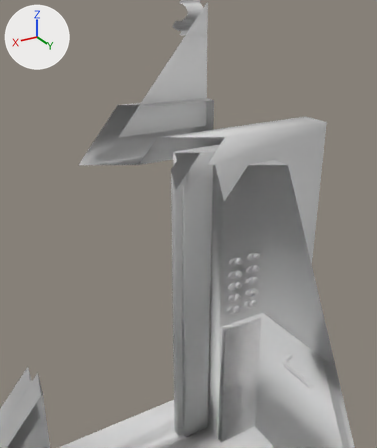
A saved change to the FBX model UnityProject/Assets/Visuals/3D Assets/Elevator/Import/Elevator.fbx.
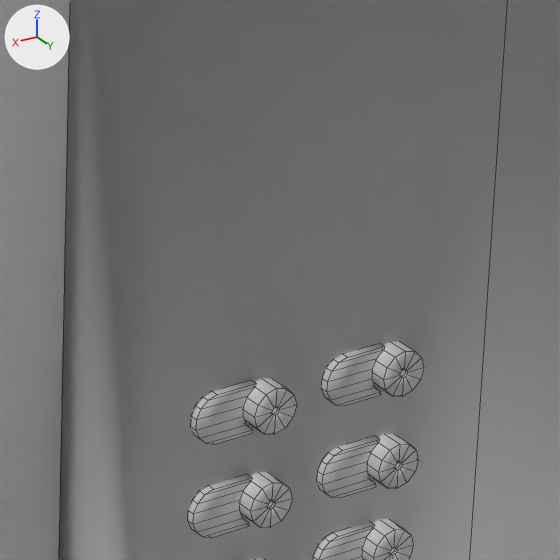
The first picture shows the older version from a 50 mm lens placed at (1.157, 3.312, 3.477), pointed at (-0.682, 0.247, 1.945). The close-ups show both versions on the part from 54% to 74% of the width and 46% to 63% of the height of that picture; other places that the commit changed are outside them. The lights are fixed; the arrows at upper left show +X, +Y and +Z. The close-ups show mesh edges as thin lines. Everything nearer to the camera than a plane just in front of the edit is cut away. Where no turn or scale is listed for an object, it has been applied to the vertices. Vertices at the same position are counted once.

In view in the first close-up: 'Elevator', 'elevator_Doors_L', 'elevator_buttons'.
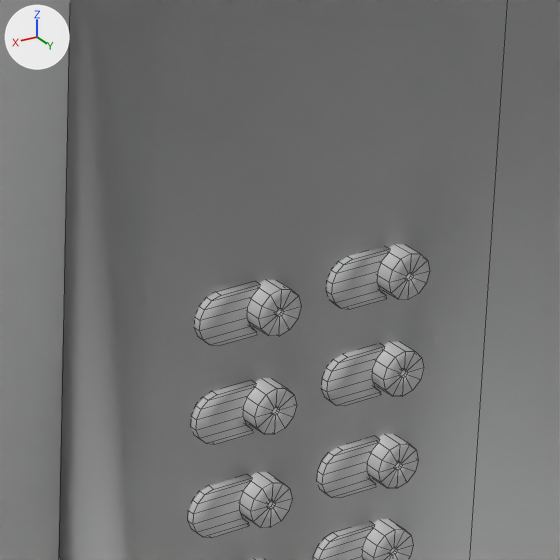
Where the newer file only moved an object's origin or applied its transform, the numbers keep the older frame.

The edits, one by one:
me_circle has 800 vertices, 600 faces and spans x -0.208..0.067, y -0.017..0.015, z -0.029..0.442.
me_circle is used by ob_elevator_buttons; location (-0.938, 0.522, 1.266).
me_circle part 1: the loose piece of 32 vertices spanning x -0.169..-0.097, y -0.013..-0.004, z 0.386..0.442 is copied, and the copy is moved by (0.0, 0.0, 0.111); it spans x -0.169..-0.097, y -0.013..-0.004, z 0.497..0.552.
me_circle part 2: the loose piece of 48 vertices spanning x -0.208..-0.156, y -0.017..0.015, z 0.389..0.441 is copied, and the copy is moved by (0.0, 0.0, 0.111); it spans x -0.208..-0.156, y -0.017..0.015, z 0.5..0.551.
me_circle part 3: the loose piece of 32 vertices spanning x -0.006..0.067, y -0.013..-0.004, z 0.386..0.442 is copied, and the copy is moved by (0.0, 0.0, 0.111); it spans x -0.006..0.067, y -0.013..-0.004, z 0.497..0.552.
me_circle part 4: the loose piece of 48 vertices spanning x -0.045..0.007, y -0.017..0.015, z 0.389..0.441 is copied, and the copy is moved by (0.0, 0.0, 0.111); it spans x -0.045..0.007, y -0.017..0.015, z 0.5..0.551.

Where the change shows, as pixel boxes [x1, y1, x2, y2] in the close-ups (560 x 560 px):
'elevator_buttons', reshaped: before [188, 342, 424, 560]; after [188, 244, 430, 560]
part 1 of me_circle, added: after [327, 246, 390, 309]
part 2 of me_circle, added: after [377, 244, 430, 300]
part 3 of me_circle, added: after [195, 282, 260, 346]
part 4 of me_circle, added: after [247, 280, 301, 336]
